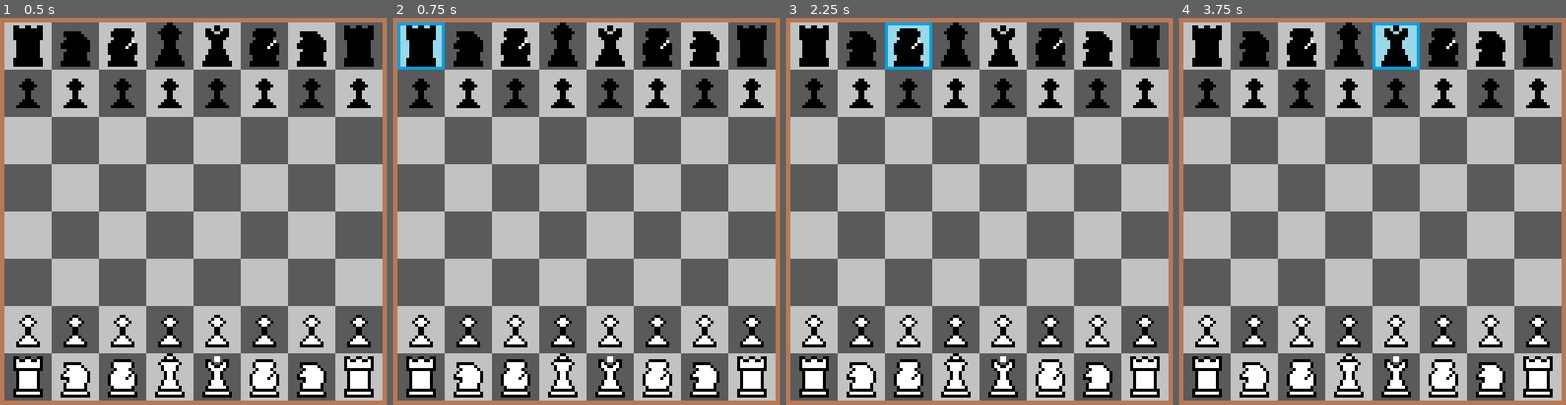
Above: before the commit, frames 1-4 (left to right).
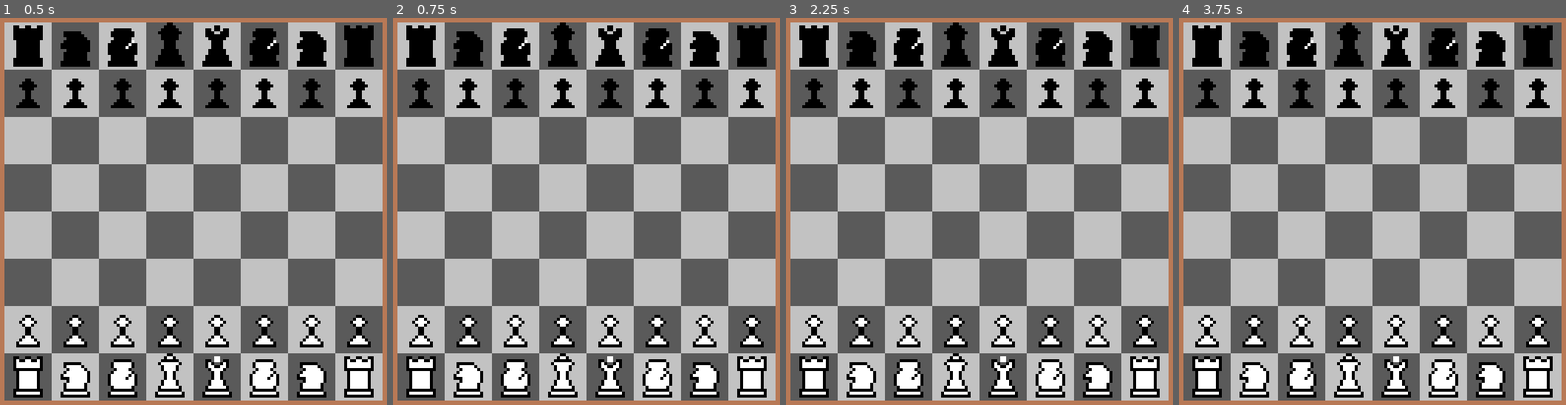
Above: after the commit, the same moments.

Repository: Daxin18/Chess
Game: Godot game, scene res://scenes/Board.tscn
The game is run twice, just before and just after one commit, with the same random seed, the same clock (stepped at 60 frames per second) and the same inputs. The project has no main scene, so this scene is started directly.
Inputs (mouse positions are in pixels of both pictures, inside the frame that each line leads up to):
- Up to frame 1 (0.5 s): no input
- Up to frame 2 (0.75 s): tap Enter at 0.5 s; move the mouse to (420, 45) at 0.52 s; click (420, 45) at 0.67 s
- Up to frame 3 (2.25 s): tap Space at 1.25 s; move the mouse to (859, 45) at 1.27 s; click (859, 45) at 1.42 s; tap Enter at 2 s; move the mouse to (909, 45) at 2.02 s; click (909, 45) at 2.17 s
- Up to frame 4 (3.75 s): tap Space at 2.75 s; move the mouse to (1349, 45) at 2.77 s; click (1349, 45) at 2.92 s; tap Enter at 3.5 s; move the mouse to (1395, 45) at 3.52 s; click (1395, 45) at 3.67 s

Frame 1 is identical in both runs. In frame 2, 0.8% of the frame differs, in the area x 1-14%, y 1-14%; in frame 3, 0.8%; in frame 4, 1.0%, in the area x 50-63%, y 1-14%.

Commit message:
added turn system

Diff:
--- a/source/Board.gd
+++ b/source/Board.gd
@@ -5,11 +5,14 @@
 const ChessPiece = preload("res://scenes/ChessPiece.tscn") # needed to fill the fields with pieces
 # needed to determine the texture of a field with smart math instead of typing it myself
 const FieldTextures = ["res://textures/black_field.png","res://textures/white_field.png"]
+const sides = ["white", "black"]
+
 export var highlights := [] # all the highlighted fields are stored there, for ease of un-highlighting them
 onready var board_fields = $GridContainer # you can access all the fields by calling .get_children
 # a table where index corresponds to id of a field, good if we want to reduce looping through all the fields
 export var field_table := [] #array of all the fields on the board (by ID)
 var holding_piece = null # piece being held at the moment
+var turn = "white"
 
 func _ready():
 	generate_fields()
@@ -131,6 +134,12 @@
 			field.piece.updatePieceTexture()
 			field.piece.updatePiecePosition(field.col_row)
 			field.add_child(field.piece)
+
+# changes the turn aka currently moving color of pieces
+func next_turn():
+	turn = sides[int(turn == "white")]
+	# if true, it rerturns the element at index 1 (aka "black")
+	# if false, ... at index 0 (aka "white")
 
 # this is function connected to all the fields, it basically detects clicks
 # and acts accordingly
@@ -150,9 +159,11 @@
 				else:	#piece placed into illegal field
 					snap_back()
 			elif field.piece:
-				pickup_piece(field)
-
-#moves the king (holding_piece) to specified field and moves rook to the field next to it
+				if field.piece.color == turn:
+					pickup_piece(field)
+
+# moves the king (holding_piece) to specified field and moves rook to the field next to it
+# moves game to the next turn
 func castle(field):
 	#move rook
 	if field.id > holding_piece.getID():
@@ -171,6 +182,7 @@
 	place_piece(field)
 
 # deletes the piece from a specified field and places holding_piece in its place
+# moves game to the next turn
 func kill_piece(field):
 	field.remove_child(field.piece)
 	field.piece.queue_free()
@@ -180,6 +192,7 @@
 	remove_child(holding_piece)
 	holding_piece = null
 	off_highlights()
+	next_turn()
 
 # snaps the piece back to its board_position
 func snap_back():
@@ -189,10 +202,12 @@
 	off_highlights()
 
 # places the piece into specified field
+# moves game to the next turn
 func place_piece(field):
 	field.putIntoField(holding_piece)
 	if field.highlight_type != 1:
 		holding_piece.was_moved = true
+		next_turn()
 	holding_piece = null
 	off_highlights()
 
